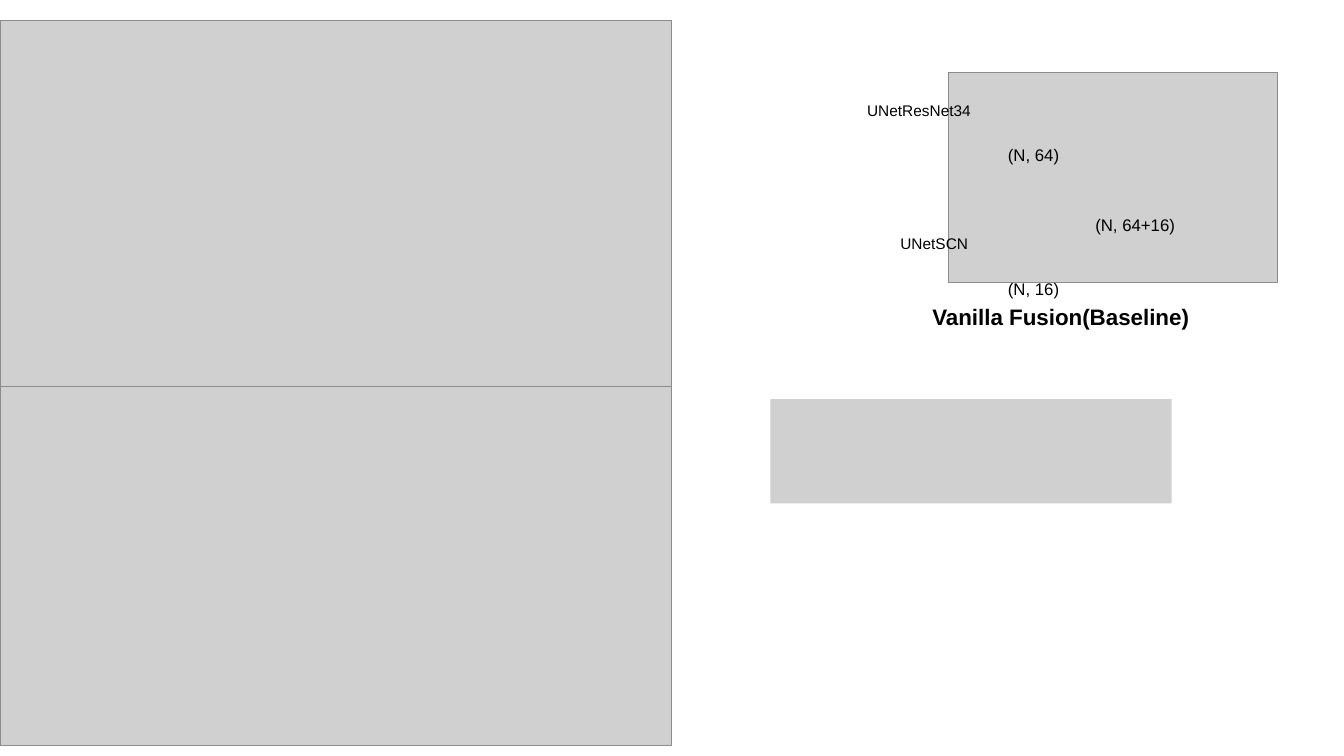
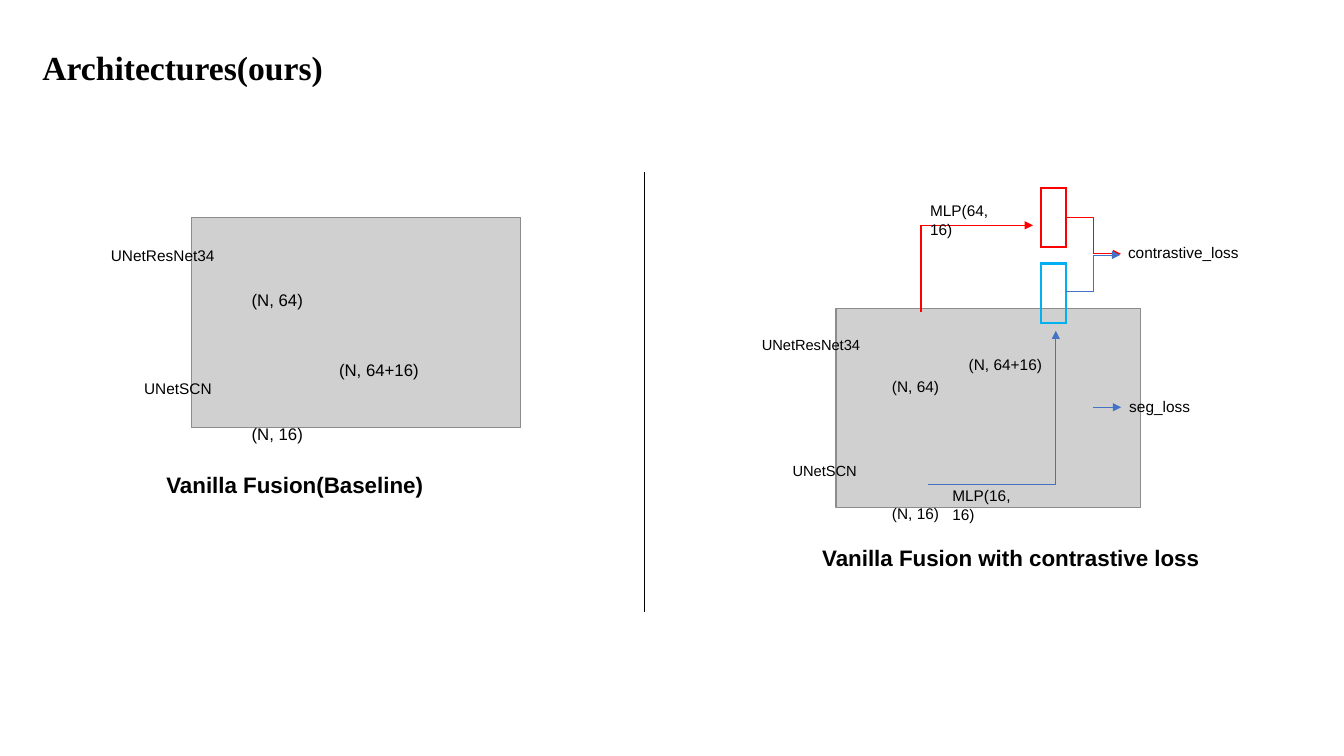
Before and after one commit to XYHC-MMDA/Multi-modal-Multi-task-DA, a slide deck: slide 5 of demo/latest.pptx (slide 19 before the commit). Drawn at 1344x756 pixels with LibreOffice and Linux fonts; fonts in the diff are those of the drawing; grey boxes stand for pictures. Boxes give left, top, right and bottom in pixels: in the first picture for what was removed or moved away, otherwise in the second. Text is boxed around its words. In the diff, an @@ line names an element or a change of style, - is before the commit and + after.

```diff
--- a/demo/latest.pptx
+++ b/demo/latest.pptx
@@ picture removed at (x1=0, y1=21, x2=673, y2=387) @@
@@ text added at (x1=42, y1=56, x2=322, y2=87), 24 pt, text #000000, bold @@
+Architectures(ours)
@@ line added from (644, 172) to (644, 612), #000000 0.5 pt @@
@@ 5 texts, 1 picture moved together from (x1=867, y1=73, x2=1278, y2=299) to (x1=111, y1=218, x2=521, y2=444) @@
@@ picture removed at (x1=0, y1=387, x2=673, y2=746) @@
@@ picture removed at (x1=770, y1=399, x2=1172, y2=503) @@
@@ text "Vanilla Fusion(Baseline)" moved from (x1=932, y1=308, x2=1189, y2=330) to (x1=166, y1=476, x2=423, y2=498) @@
@@ group added at (x1=762, y1=188, x2=1239, y2=567): 10 texts, 4 elbow arrows, 2 rectangles, 1 picture, 1 arrow @@
+UNetResNet34
+UNetSCN
+(N, 64)
+(N, 16)
+(N, 64+16)
+MLP(64, 16)
+MLP(16, 16)
+seg_loss
+contrastive_loss
+Vanilla Fusion with contrastive loss
```
Also in this commit, not shown: 7 other slides changed, 4 slides added, 4 slides removed.
